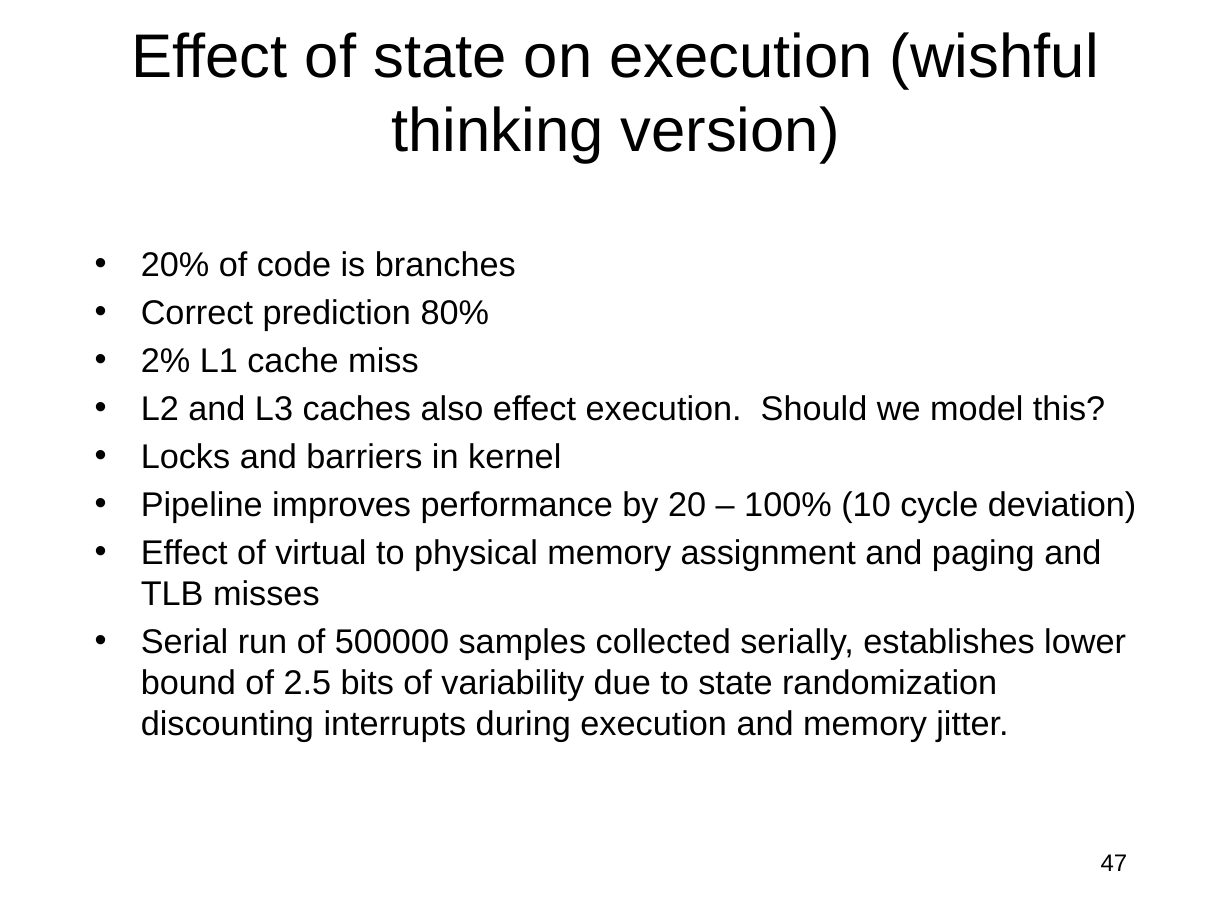
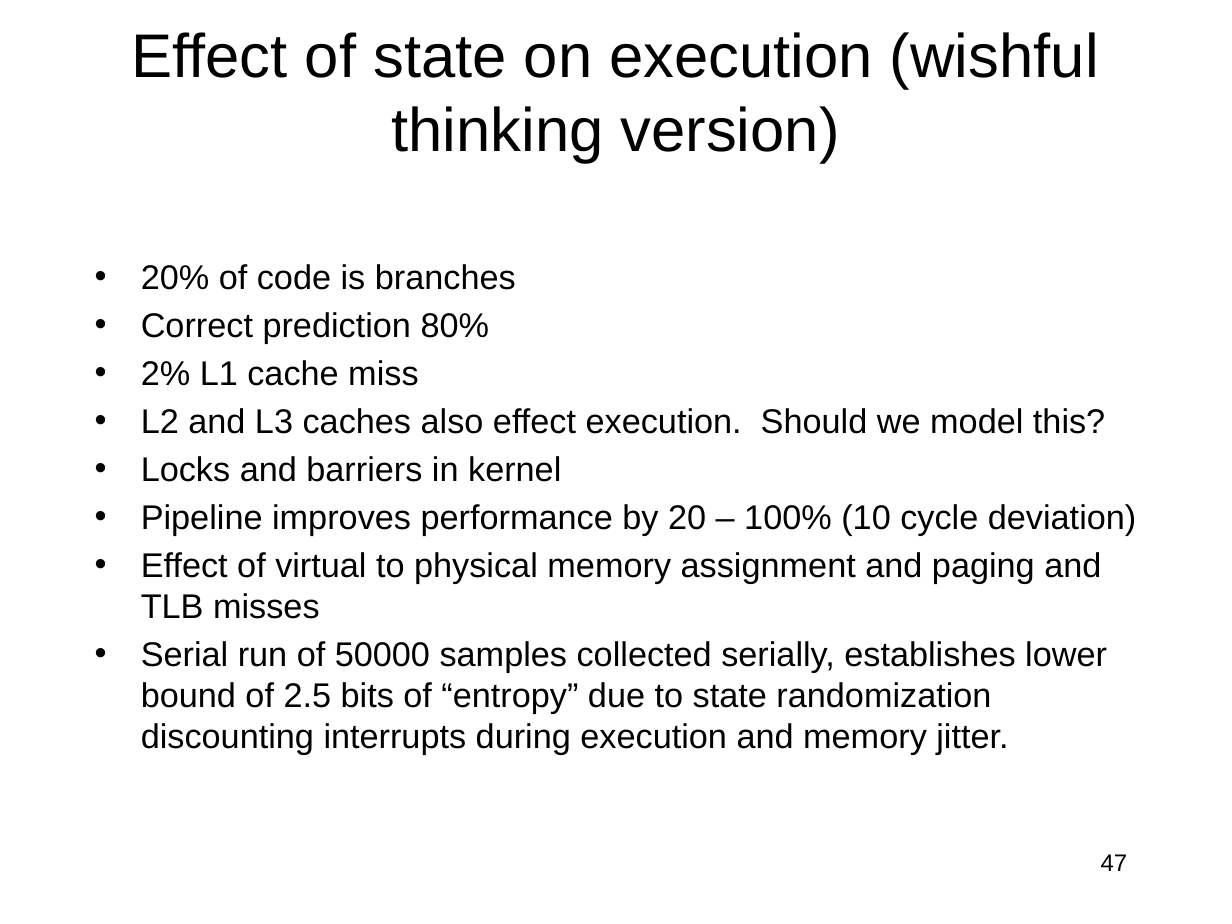
Before and after one commit to jlmucb/class_notes, a slide deck: slide 47 of BerkeleyClass/CS290Spring2013/Lectures/entropy_talk.pptx. Drawn at 1232x924 pixels with LibreOffice and Linux fonts; fonts in the diff are those of the drawing. Boxes give left, top, right and bottom in pixels: in the first picture for what was removed or moved away, otherwise in the second. Text is boxed around its words. In the diff, an @@ line names an element or a change of style, - is before the commit and + after.

```diff
--- a/BerkeleyClass/CS290Spring2013/Lectures/entropy_talk.pptx
+++ b/BerkeleyClass/CS290Spring2013/Lectures/entropy_talk.pptx
@@ text "20% of code is branches": place and size @@
-text "20% of code is branches" at box(141, 251, 1136, 741)
+text "20% of code is branches" at box(141, 264, 1136, 754)
@@ text at box(141, 641, 1107, 754): text changed @@
-• Serial run of 500000 samples collected serially, establishes lower bound of 2.5 bits of variability due to state randomization discounting interrupts during execution and memory jitter.
+• Serial run of 50000 samples collected serially, establishes lower bound of 2.5 bits of “entropy” due to state randomization discounting interrupts during execution and memory jitter.
```
Also in this commit, not shown: 3 other slides changed, 1 other file.
